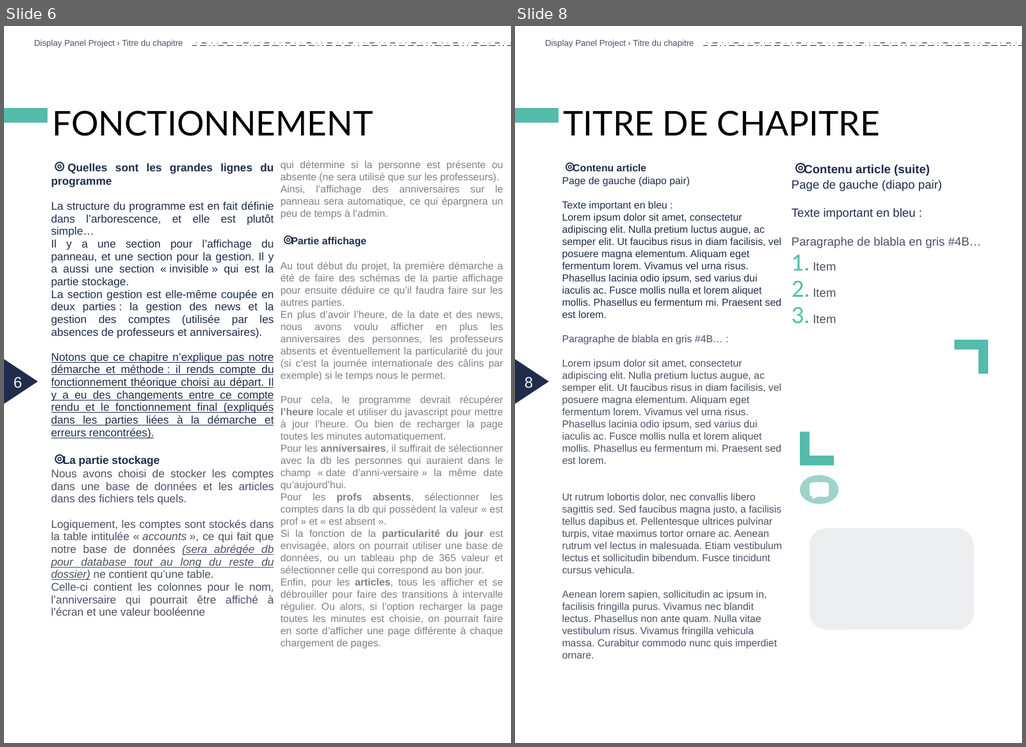
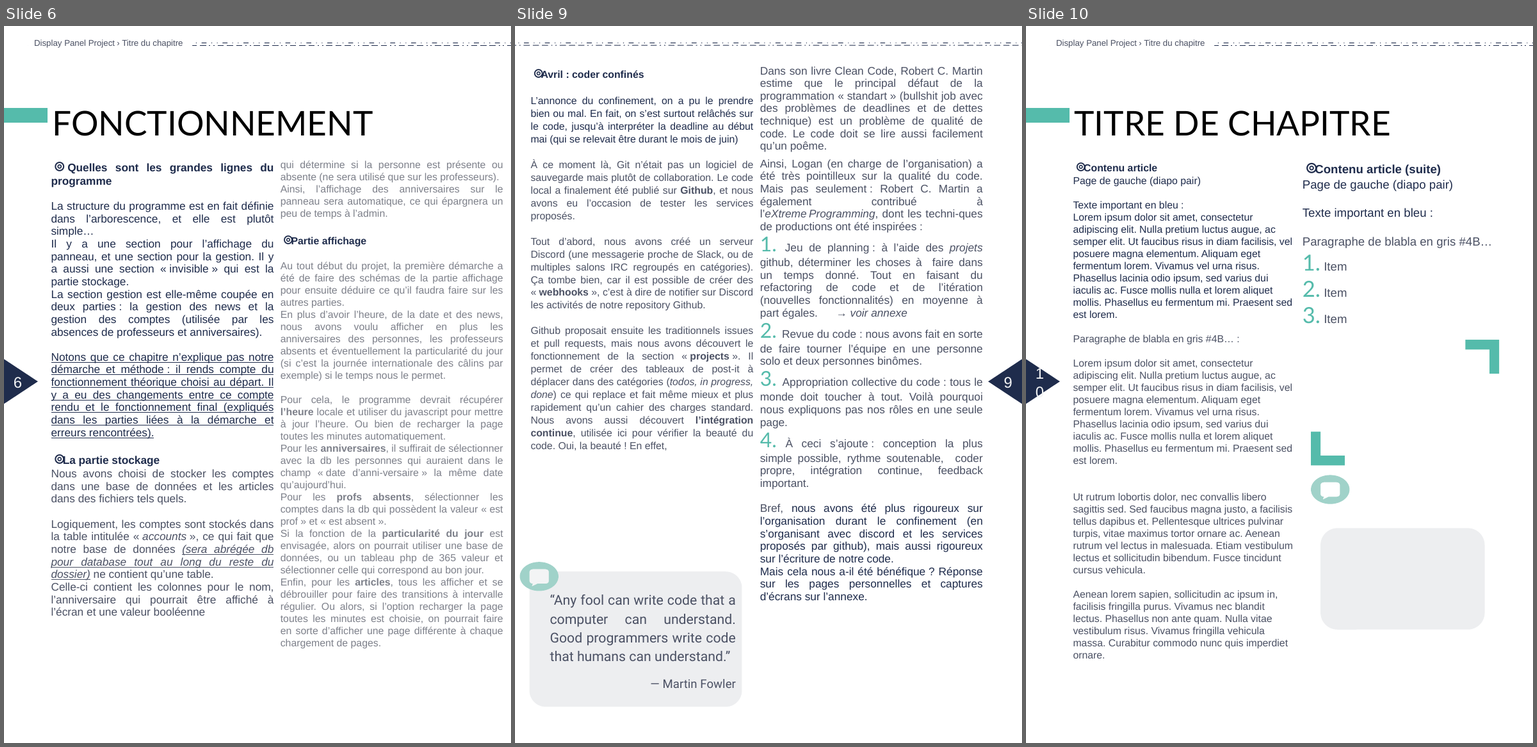
Before and after one commit to LoganTann/panneau, a slide deck: compte-rendu/CR_papier.odp. Shown side by side, each under a label of ours: slides 6 and 8 before the commit, slides 6, 9 and 10 after it; the slides between them are not shown. The pictures are 1026x747 and 1537x747 pixels, drawn with LibreOffice and Linux fonts; fonts in the diff are those of the drawing. Boxes give left, top, right and bottom in pixels: in the first picture for what was removed or moved away, otherwise in the second. Text is boxed around its words. In the diff, an @@ line names an element or a change of style, - is before the commit and + after.

Commit message:
Rédaction de l'organisation et de l'index

```diff
--- a/compte-rendu/CR_papier.odp
+++ b/compte-rendu/CR_papier.odp
@@ slide 9 added at bbox=[515, 26, 1022, 743], background #FFFFFF @@
@@ line added from (1022, 43) to (515, 43), #1F2C4C 0.79 pt @@
@@ line added from (515, 45) to (1022, 45), #1F2C4C 0.79 pt @@
@@ text added at bbox=[531, 70, 754, 450], 11.9 pt, text #4B5164 @@
+⌾ Avril : coder confinés
+L’annonce du confinement, on a pu le prendre bien ou mal. En fait, on s’est surtout relâchés sur le code, jusqu’à interpréter la deadline au début mai (qui se relevait être durant le mois de juin)
+À ce moment là, Git n’était pas un logiciel de sauvegarde mais plutôt de collaboration. Le code local a finalement été publié sur Github, et nous avons eu l’occasion de tester les services proposés.
+Tout d’abord, nous avons créé un serveur Discord (une messagerie proche de Slack, ou de multiples salons IRC regroupés en catégories). Ça tombe bien, car il est possible de créer des « webhooks », c’est à dire de notifier sur Discord les activités de notre repository Github.
+Github proposait ensuite les traditionnels issues et pull requests, mais nous avons découvert le fonctionnement de la section « projects ». Il permet de créer des tableaux de post-it à déplacer dans des catégories (todos, in progress, done) ce qui replace et fait même mieux et plus rapidement qu’un cahier des charges standard. Nous avons aussi découvert l’intégration continue, utilisée ici pour vérifier la beauté du code. Oui, la beauté ! En effet,
@@ text added at bbox=[760, 66, 983, 600], 12.9 pt, text #4B5164 @@
+Dans son livre Clean Code, Robert C. Martin estime que le principal défaut de la programmation « standart » (bullshit job avec des problèmes de deadlines et de dettes technique) est un problème de qualité de code. Le code doit se lire aussi facilement qu’un poême.
+Ainsi, Logan (en charge de l’organisation) a été très pointilleux sur la qualité du code. Mais pas seulement : Robert C. Martin a également contribué à l’eXtreme Programming, dont les techni-ques de productions ont été inspirées :
+1. Jeu de planning : à l’aide des projets github, déterminer les choses à faire dans un temps donné. Tout en faisant du refactoring de code et de l’itération (nouvelles fonctionnalités) en moyenne à part égales. → voir annexe
+2. Revue du code : nous avons fait en sorte de faire tourner l’équipe en une personne solo et deux personnes binômes.
+3. Appropriation collective du code : tous le monde doit toucher à tout. Voilà pourquoi nous expliquons pas nos rôles en une seule page.
+4. À ceci s’ajoute : conception la plus simple possible, rythme soutenable, coder propre, intégration continue, feedback important.
+Bref, nous avons été plus rigoureux sur l’organisation durant le confinement (en s’organisant avec discord et les services proposés par github), mais aussi rigoureux sur l’écriture de notre code.
+Mais cela nous a-il été bénéfique ? Réponse sur les pages personnelles et captures d’écrans sur l’annexe.
@@ triangle added at bbox=[988, 359, 1022, 404], fill #1F2C4C @@
@@ page number added at bbox=[1004, 377, 1012, 388], 18 pt, text #F3F4F5 @@
+9
@@ freeform shape added at bbox=[520, 562, 559, 590], fill #A0D2C9 @@
@@ rounded rectangle added at bbox=[530, 571, 742, 706], fill #EDEEF0 @@
@@ rectangle added at bbox=[530, 567, 549, 585], fill #F3F4F5 @@
@@ text added at bbox=[550, 594, 736, 688], 16 pt, text #4B5164 @@
+“Any fool can write code that a computer can understand. Good programmers write code that humans can understand.”
+— Martin Fowler
@@ what was slide 8 is now slide 10 @@
@@ page number at bbox=[1036, 377, 1044, 388]: text changed @@
-8
+10
```
Also in this commit, not shown: 1 slide changed, 2 other slides added, 1 slide removed.
